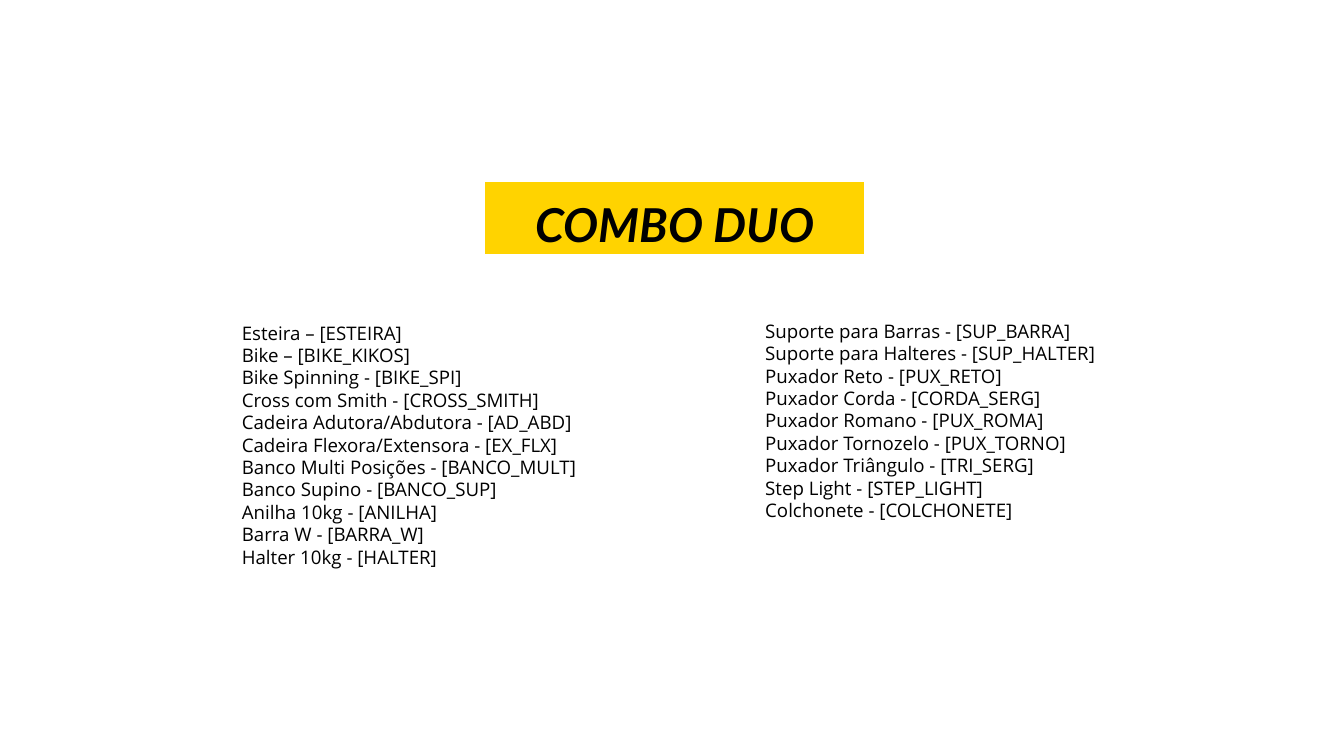
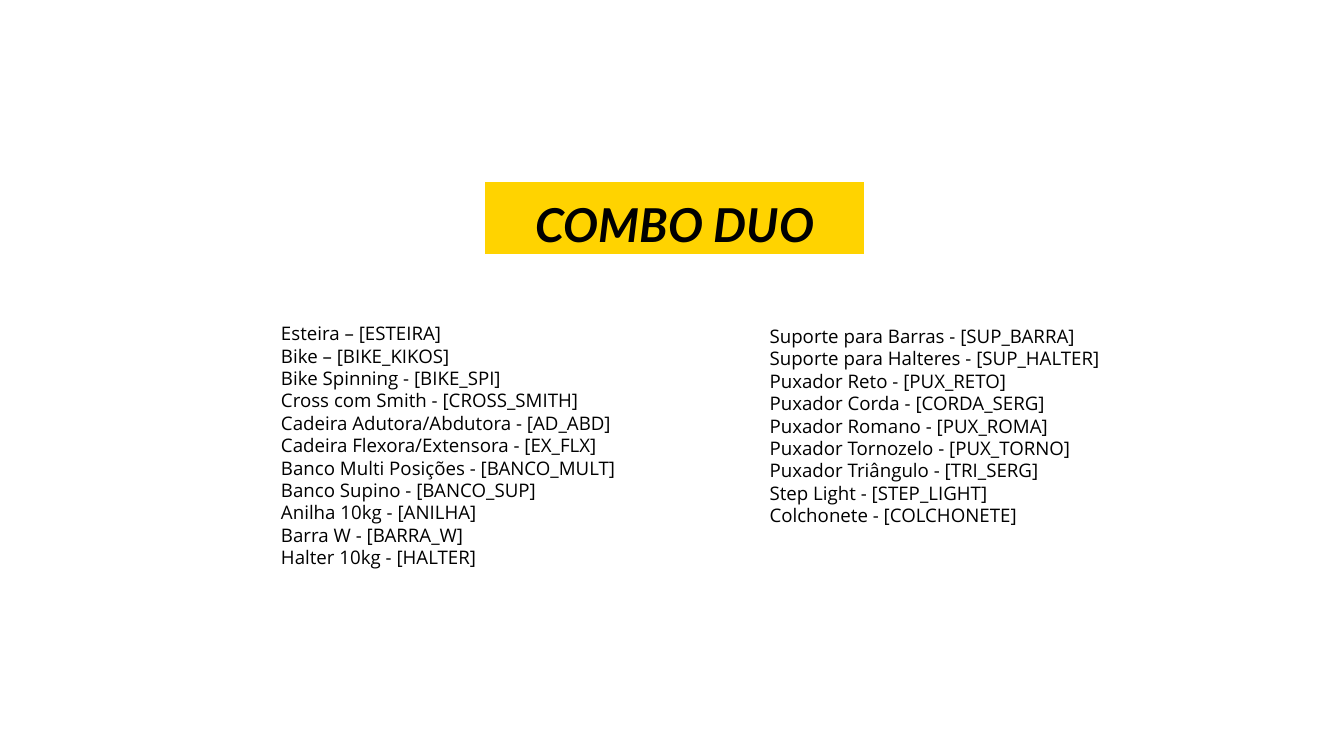
Before and after one commit to agencialumno/Site_duofitness, a slide deck: slide 26 of simulador_duofitness/templates/duo.pptx. Drawn at 1344x756 pixels with LibreOffice and Linux fonts; fonts in the diff are those of the drawing; background and template pictures are left out. Boxes give left, top, right and bottom in pixels: in the first picture for what was removed or moved away, otherwise in the second. Text is boxed around its words. In the diff, an @@ line names an element or a change of style, - is before the commit and + after.

```diff
--- a/simulador_duofitness/templates/duo.pptx
+++ b/simulador_duofitness/templates/duo.pptx
@@ text "Esteira – [ESTEIRA]": place and size @@
-text "Esteira – [ESTEIRA]" at bbox=[242, 326, 575, 569]
+text "Esteira – [ESTEIRA]" at bbox=[281, 326, 615, 569]
@@ text "Suporte para Barras - [SUP_BARRA]": place and size @@
-text "Suporte para Barras - [SUP_BARRA]" at bbox=[765, 324, 1095, 520]
+text "Suporte para Barras - [SUP_BARRA]" at bbox=[770, 329, 1099, 525]
```
Also in this commit, not shown: 1 slide added, 5 other files.
